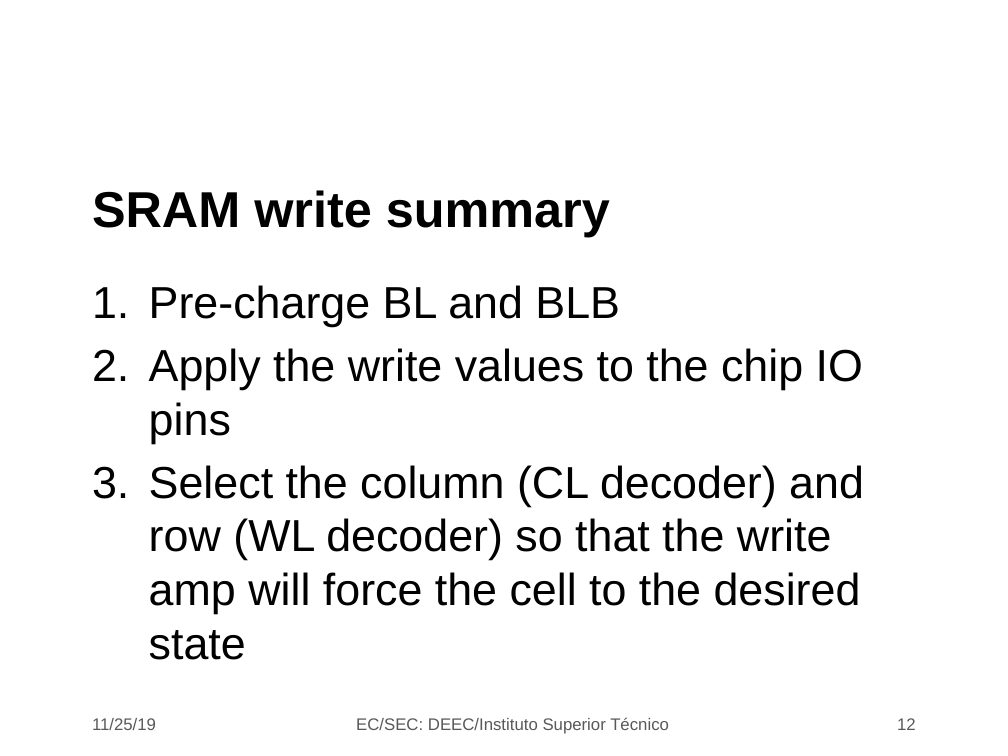
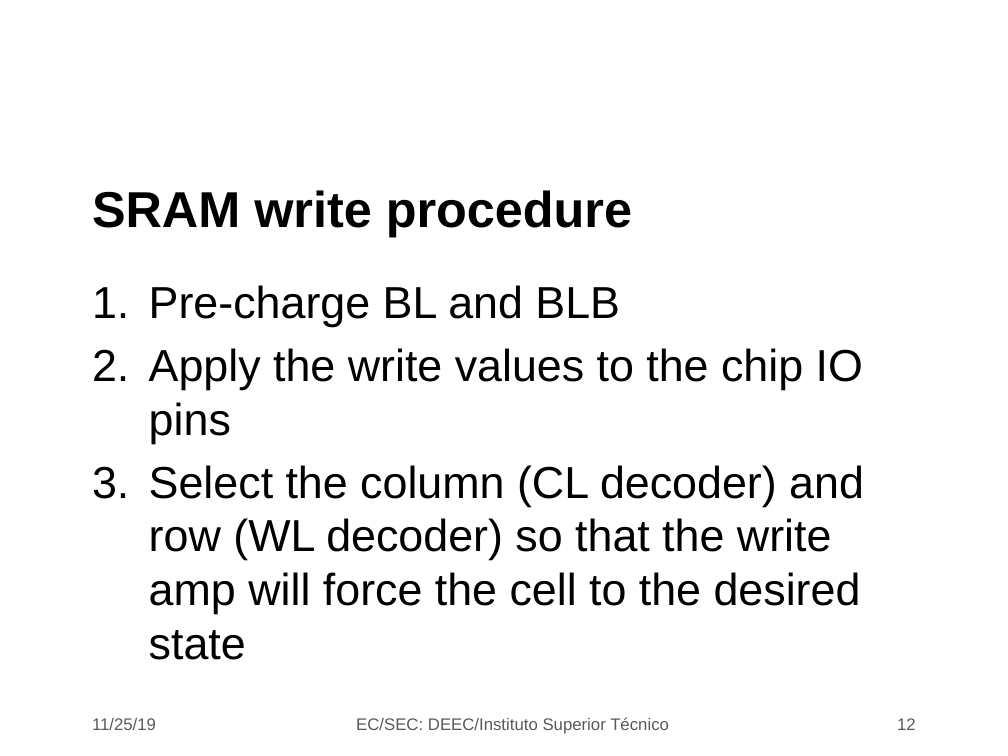
Before and after one commit to jjts/ist-sec, a slide deck: slide 12 of lectures/l19_sram/l19.odp. Drawn at 1008x756 pixels with LibreOffice and Linux fonts; fonts in the diff are those of the drawing; background and template pictures are left out. Boxes give left, top, right and bottom in pixels: in the first picture for what was removed or moved away, otherwise in the second. Text is boxed around its words. In the diff, an @@ line names an element or a change of style, - is before the commit and + after.

```diff
--- a/lectures/l19_sram/l19.odp
+++ b/lectures/l19_sram/l19.odp
@@ title at bbox=[92, 190, 632, 237]: text changed @@
-SRAM write summary
+SRAM write procedure
```
Also in this commit, not shown: 4 other slides changed, 1 other file.
